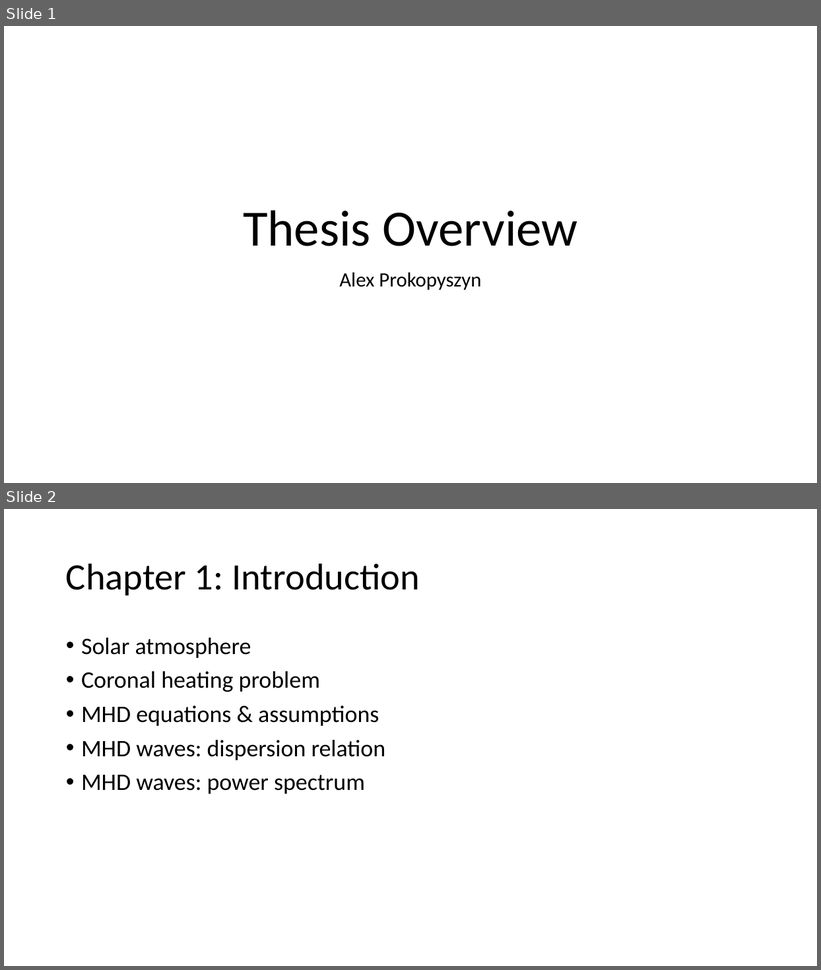
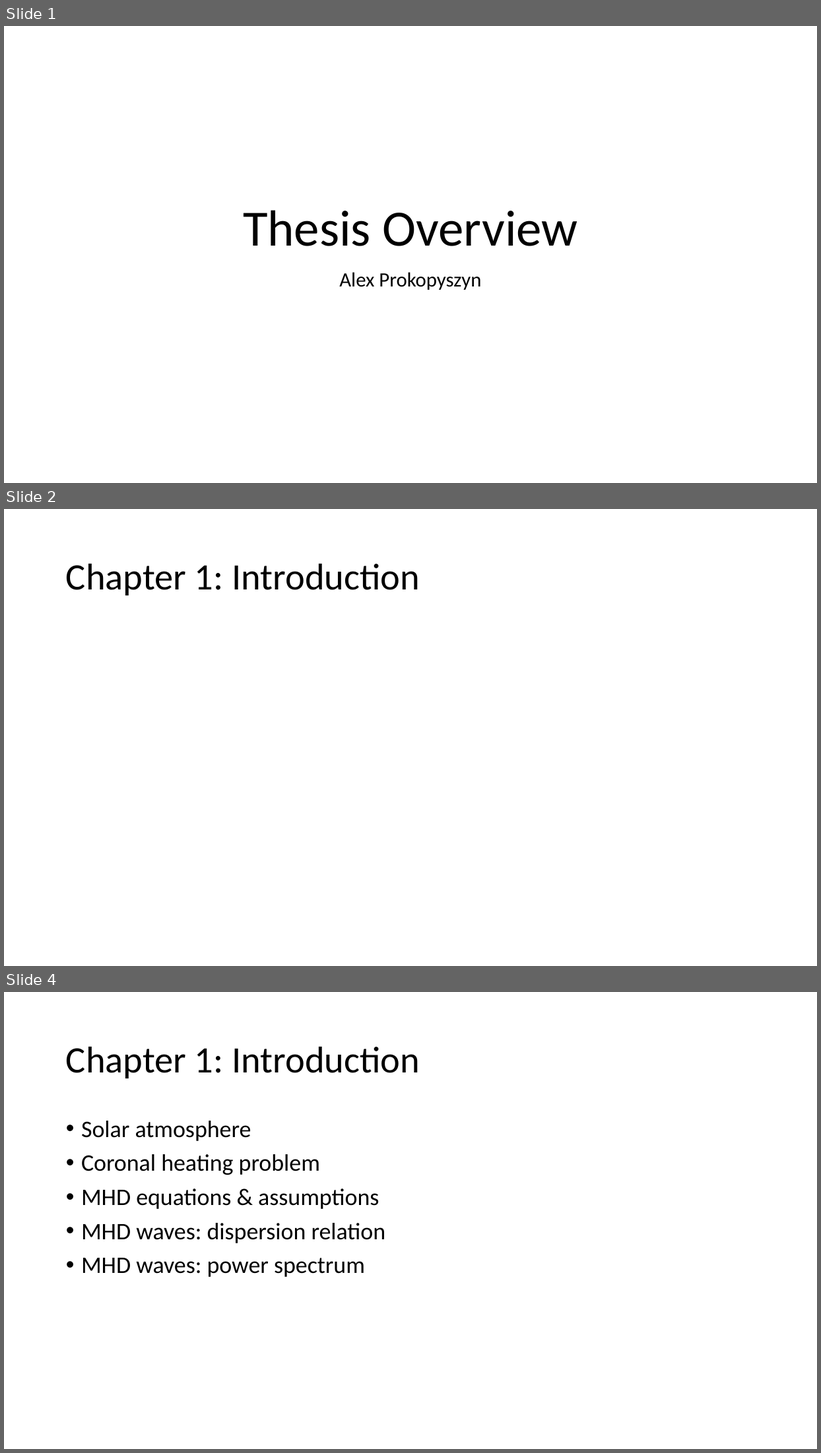
Before and after one commit to aleksyprok/apkp_thesis, a slide deck: Presentation/thesis_overview.pptx. Shown one above the other, each under a label of ours: slides 1 and 2 before the commit, slides 1, 2 and 4 after it; the slides between them are not shown. The pictures are 821x970 and 821x1453 pixels, drawn with LibreOffice and Linux fonts; fonts in the diff are those of the drawing. Boxes give left, top, right and bottom in pixels: in the first picture for what was removed or moved away, otherwise in the second. Text is boxed around its words. In the diff, an @@ line names an element or a change of style, - is before the commit and + after.

```diff
--- a/Presentation/thesis_overview.pptx
+++ b/Presentation/thesis_overview.pptx
@@ slide 2 added at [4,509,817,966], background #FFFFFF @@
@@ title added at [66,563,420,595], 44 pt, text #000000 @@
+Chapter 1: Introduction
@@ what was slide 2 is now slide 4 @@
```
Also in this commit, not shown: 1 slide changed, 6 other slides added.
